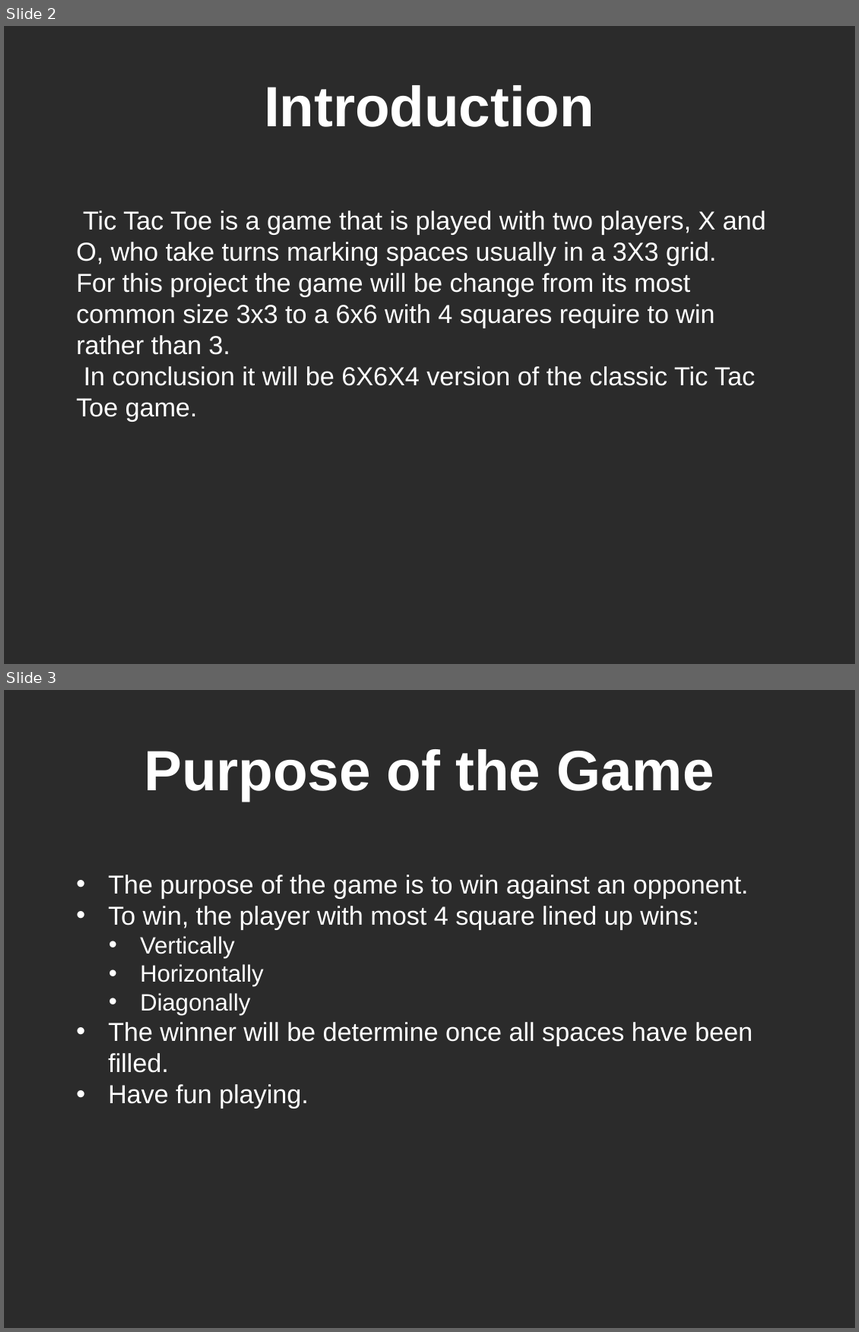
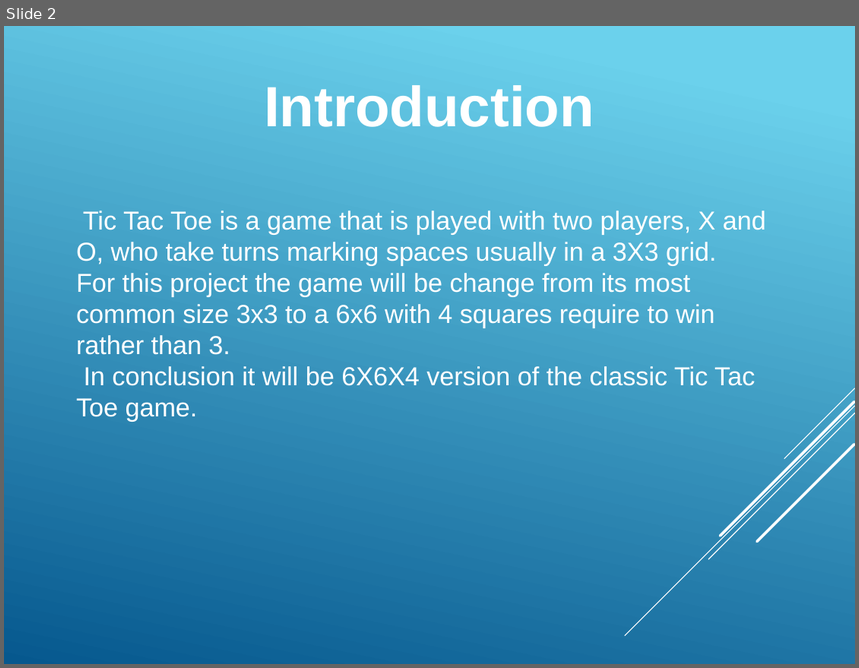
Before and after one commit to Amatarasu/A-Team, a slide deck: Power Point Presentation-bk.pptx. Shown one above the other, each under a label of ours: slides 2 and 3 before the commit, slide 2 after it. The pictures are 859x1332 and 859x668 pixels, drawn with LibreOffice and Linux fonts; fonts in the diff are those of the drawing; background and template pictures are left out; a plain dark background stands for a picture behind light text. Boxes give left, top, right and bottom in pixels: in the first picture for what was removed or moved away, otherwise in the second. Text is boxed around its words. In the diff, an @@ line names an element or a change of style, - is before the commit and + after.

```diff
--- a/Power Point Presentation-bk.pptx
+++ b/Power Point Presentation-bk.pptx
@@ slide 3 removed at (4, 690, 855, 1328), background picture (left out) @@
@@ text removed at (144, 749, 714, 801) @@
-Purpose of the Game
@@ text removed at (108, 875, 753, 1109) @@
-• The purpose of the game is to win against an opponent.
-• To win, the player with most 4 square lined up wins:
-  • Vertically
-  • Horizontally
-  • Diagonally
-• The winner will be determine once all spaces have been filled.
-• Have fun playing.
@@ slide 2 changed as well @@
@@ background picture (left out) to gradient #6ED2EB to #06588E @@
@@ group added at (626, 389, 855, 636): 5 lines @@
```
Also in this commit, not shown: 2 other slides changed, 10 slides added, 5 other slides removed, 5 other files.
